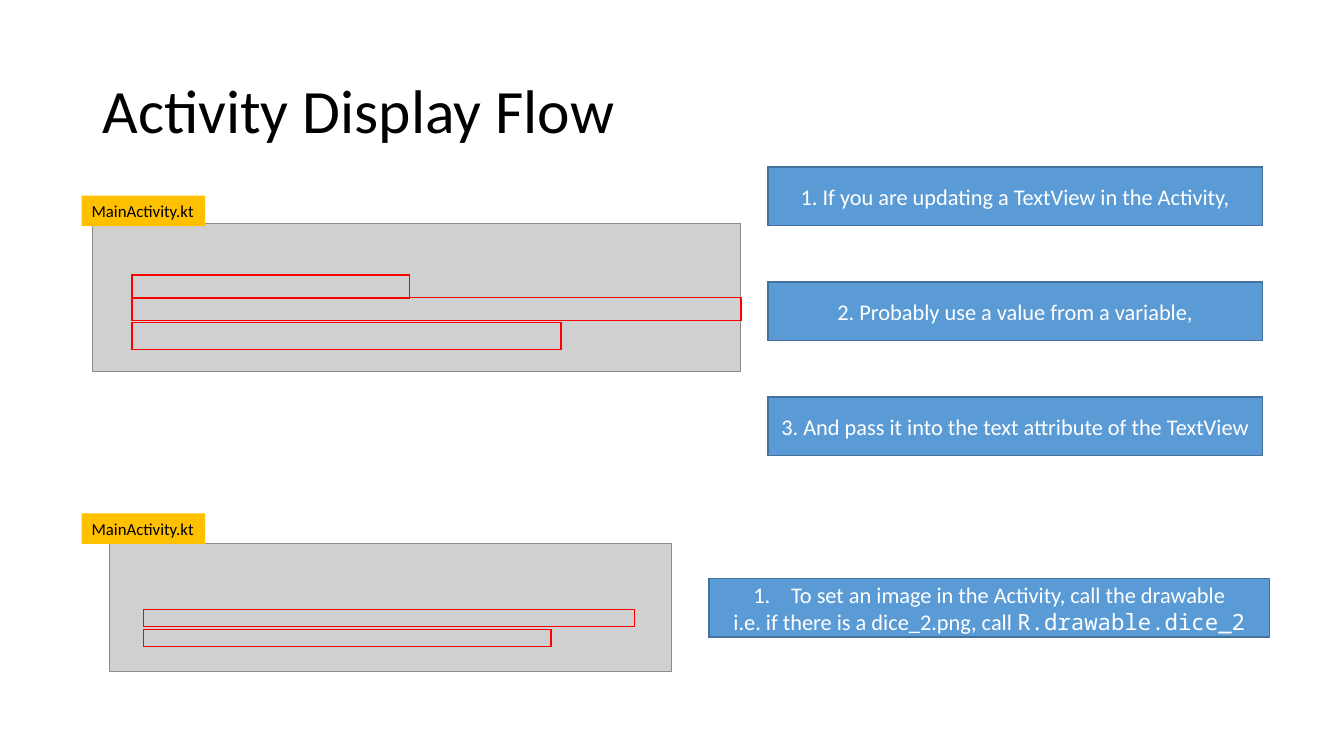
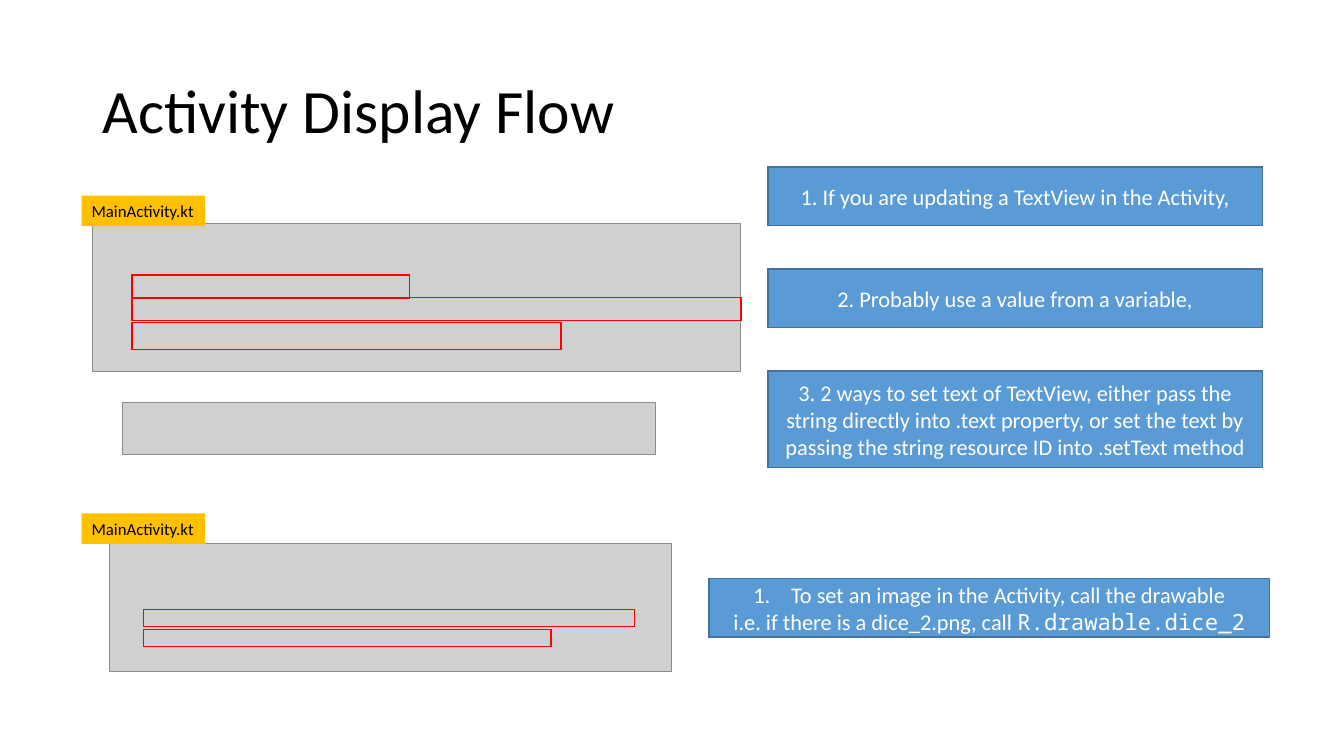
Before and after one commit to joellecorliss/Associate-Android-Developer, a slide deck: slide 25 of Android Basics in Kotlin.pptx (slide 20 before the commit). Drawn at 1344x756 pixels with LibreOffice and Linux fonts; fonts in the diff are those of the drawing; grey boxes stand for pictures. Boxes give left, top, right and bottom in pixels: in the first picture for what was removed or moved away, otherwise in the second. Text is boxed around its words. In the diff, an @@ line names an element or a change of style, - is before the commit and + after.

```diff
--- a/Android Basics in Kotlin.pptx
+++ b/Android Basics in Kotlin.pptx
@@ rectangle "2. Probably use a value ..." moved from (x1=768, y1=282, x2=1262, y2=341) to (x1=768, y1=269, x2=1262, y2=328) @@
@@ rectangle "3. 2 ways to set ..." resized from (x1=768, y1=397, x2=1262, y2=456) to (x1=768, y1=371, x2=1262, y2=468) @@
@@ text in rectangle at (x1=785, y1=385, x2=1245, y2=459): text changed @@
-3. And pass it into the text attribute of the TextView
+3. 2 ways to set text of TextView, either pass the string directly into .text property, or set the text by passing the string resource ID into .setText method
@@ picture added at (x1=122, y1=402, x2=655, y2=455) @@
```
Also in this commit, not shown: 3 other slides changed, 5 slides added.
